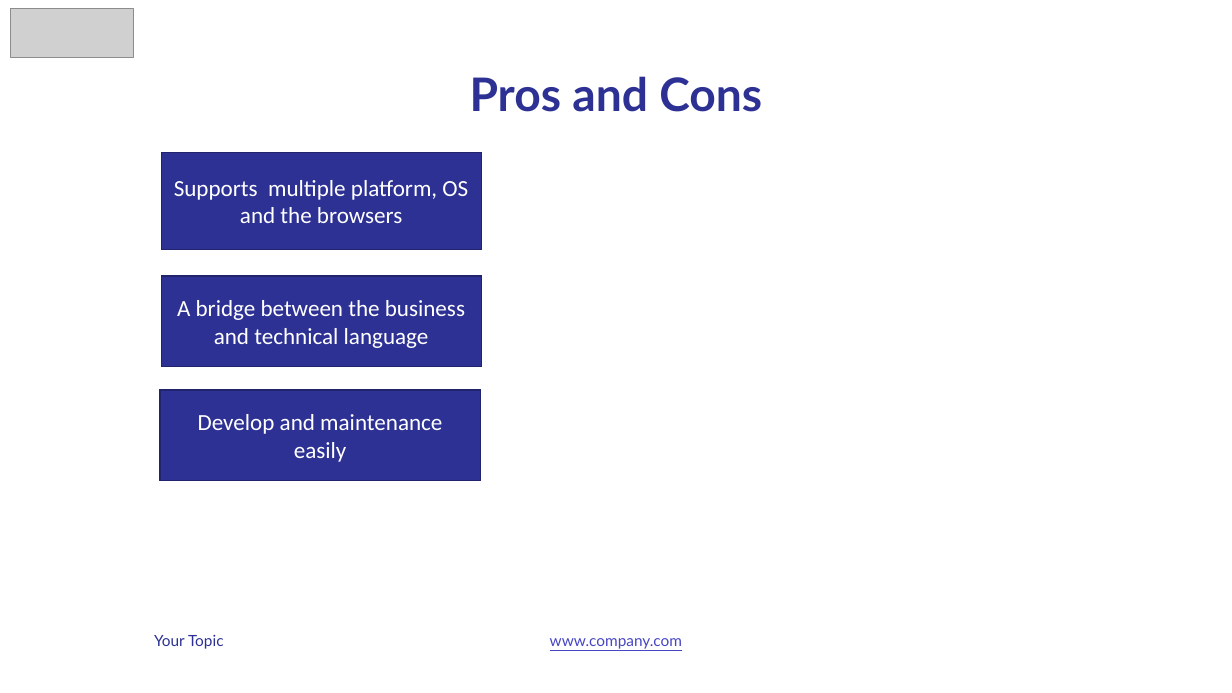
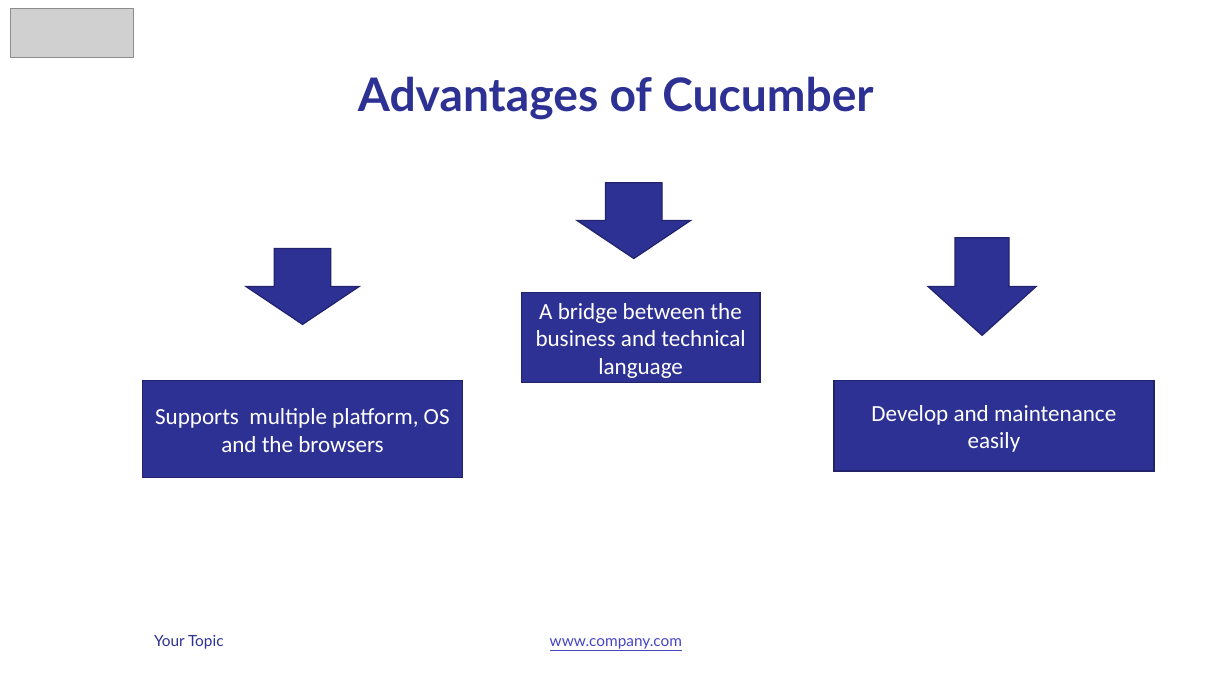
Before and after one commit to vunguyen2588/Cucumber, a slide deck: slide 6 of b4uconference_cucumber_slide.pptx. Drawn at 1232x693 pixels with LibreOffice and Linux fonts; fonts in the diff are those of the drawing; grey boxes stand for pictures. Boxes give left, top, right and bottom in pixels: in the first picture for what was removed or moved away, otherwise in the second. Text is boxed around its words. In the diff, an @@ line names an element or a change of style, - is before the commit and + after.

Commit message:
Slide

```diff
--- a/b4uconference_cucumber_slide.pptx
+++ b/b4uconference_cucumber_slide.pptx
@@ title at (358,76,873,120): text changed @@
-Pros and Cons
+Advantages of Cucumber
@@ down arrow added at (578,183,690,259), fill #2D3194, outline #21246D 1 pt @@
@@ down arrow added at (928,238,1036,335), fill #2D3194, outline #21246D 1 pt @@
@@ down arrow added at (246,249,359,324), fill #2D3194, outline #21246D 1 pt @@
@@ rectangle "A bridge between the business ...": place and size @@
-rectangle "A bridge between the business ..." at (161,276,482,367)
+rectangle "A bridge between the business ..." at (521,293,760,384)
@@ rectangle "Supports multiple platform, OS and ...": place and size @@
-rectangle "Supports multiple platform, OS and ..." at (161,152,482,250)
+rectangle "Supports multiple platform, OS and ..." at (142,381,463,478)
@@ rectangle "Develop and maintenance easily": place and size @@
-rectangle "Develop and maintenance easily" at (160,390,481,481)
+rectangle "Develop and maintenance easily" at (834,381,1154,471)
```
Also in this commit, not shown: 4 other slides changed, 4 slides added, 1 slide removed, 9 other files.
